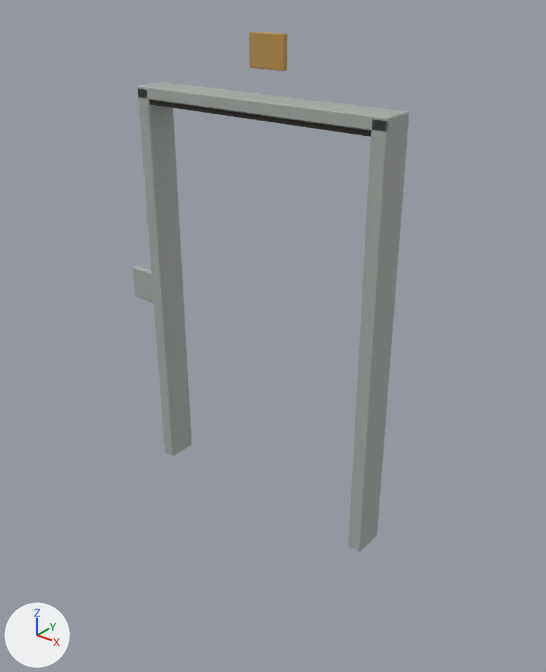
An edit to the glTF model assets/shared/props/elevator_70s/elevator_frame_70s.glb, drawn before and after from the same camera.
Before and after are seen from a camera (50 mm lens) standing at (2.37, -2.78, 2.84) and looking at (0.15, -0.01, 1.12). The lights are fixed; the arrows at lower left show +X, +Y and +Z. The picture after the commit comes second. Vertices at exactly the same position are counted once.

Script lines for the objects in view, before the commit:
```python
me_cube_067 = bpy.data.meshes.new('Cube.067')
me_cube_067.from_pydata(...)  # 168 vertices, 300 faces; spans x -1.06..0.76, y -0.01..0.17, z 0.0..2.57
me_cube_067.materials.append(mat_satin_wood__linoleum_and_hardware)  # picture img_elevator_70s
ob_elevator_frame_70s = bpy.data.objects.new('elevator_frame_70s', me_cube_067)
ob_elevator_frame_70s.location = (0.0, 0.0, 0.0)
```
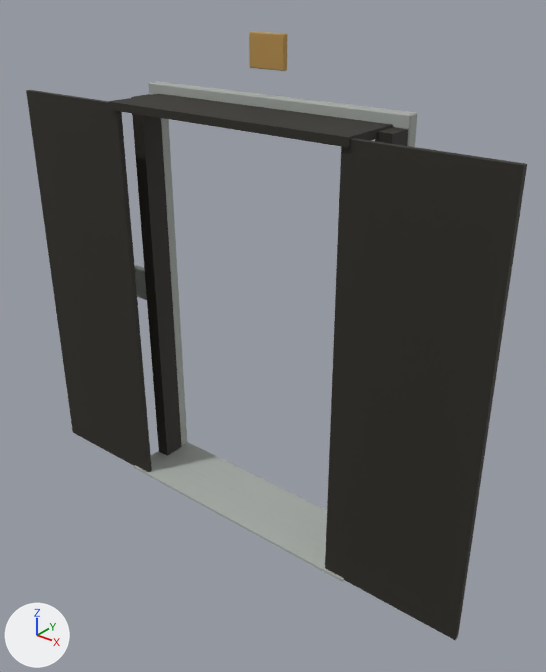
Pixel boxes (x1, y1, x2, y2) of what changed, in the pictures (546 x 672 px):
'elevator_frame_70s', reshaped (81% wider, 17% taller): before (133, 32, 409, 552); after (26, 32, 527, 640)
part 1 of me_cube_067, added: after (108, 94, 393, 148)
part 2 of me_cube_067, added: after (133, 442, 344, 581)
part 3 of me_cube_067, added: after (26, 90, 152, 472)
part 4 of me_cube_067, added: after (325, 138, 527, 640)
part 5 of me_cube_067, added: after (131, 94, 182, 456)
part 6 of me_cube_067, added: after (375, 127, 408, 146)
part 7 of me_cube_067, added: after (149, 81, 417, 445)
part 8 of me_cube_067, deleted: before (138, 82, 409, 552)

The change in detail:
me_cube_067 is used by ob_elevator_frame_70s; location (0.0, 0.0, 0.0).
me_cube_067 had 168 vertices, 300 faces and spanned x -1.06..0.76, y -0.01..0.17, z 0.0..2.57.
me_cube_067 now has 216 vertices, 384 faces and spans x -1.42..1.42, y -0.24..0.17, z -0.01..2.57.
me_cube_067 part 1: a new loose piece, a box spanning x -0.715..0.715, y -0.24..0.15, z 2.2..2.24, in mat_satin_wood__linoleum_and_hardware (picture img_elevator_70s).
me_cube_067 part 2: a new loose piece, a box spanning x -0.795..0.795, y -0.24..0.17, z -0.014..-0.002, in mat_satin_wood__linoleum_and_hardware (picture img_elevator_70s).
me_cube_067 part 3: a new loose piece, a box spanning x -1.425..-0.675, y -0.225..-0.195, z -0.012..2.23, in mat_satin_wood__linoleum_and_hardware (picture img_elevator_70s).
me_cube_067 part 4: a new loose piece, a box spanning x 0.675..1.425, y -0.225..-0.195, z -0.012..2.23, in mat_satin_wood__linoleum_and_hardware (picture img_elevator_70s).
me_cube_067 part 5: a new loose piece, a box spanning x -0.79..-0.71, y -0.025..0.105, z -0.012..2.23, in mat_satin_wood__linoleum_and_hardware (picture img_elevator_70s).
me_cube_067 part 6: a new loose piece, a box spanning x 0.71..0.79, y -0.025..0.105, z -0.012..2.23, in mat_satin_wood__linoleum_and_hardware (picture img_elevator_70s).
me_cube_067 part 7: a new loose piece of 80 vertices spanning x -0.8..0.8, y 0.11..0.17, z 0.0..2.29, in mat_satin_wood__linoleum_and_hardware (picture img_elevator_70s).
Part 8, on me_cube_067:
80 vertices are removed from x -0.75..0.76, y -0.01..0.17, z 0.0..2.29.
144 faces are deleted.
Other edits to the shape of me_cube_067 do not show in these pictures.
